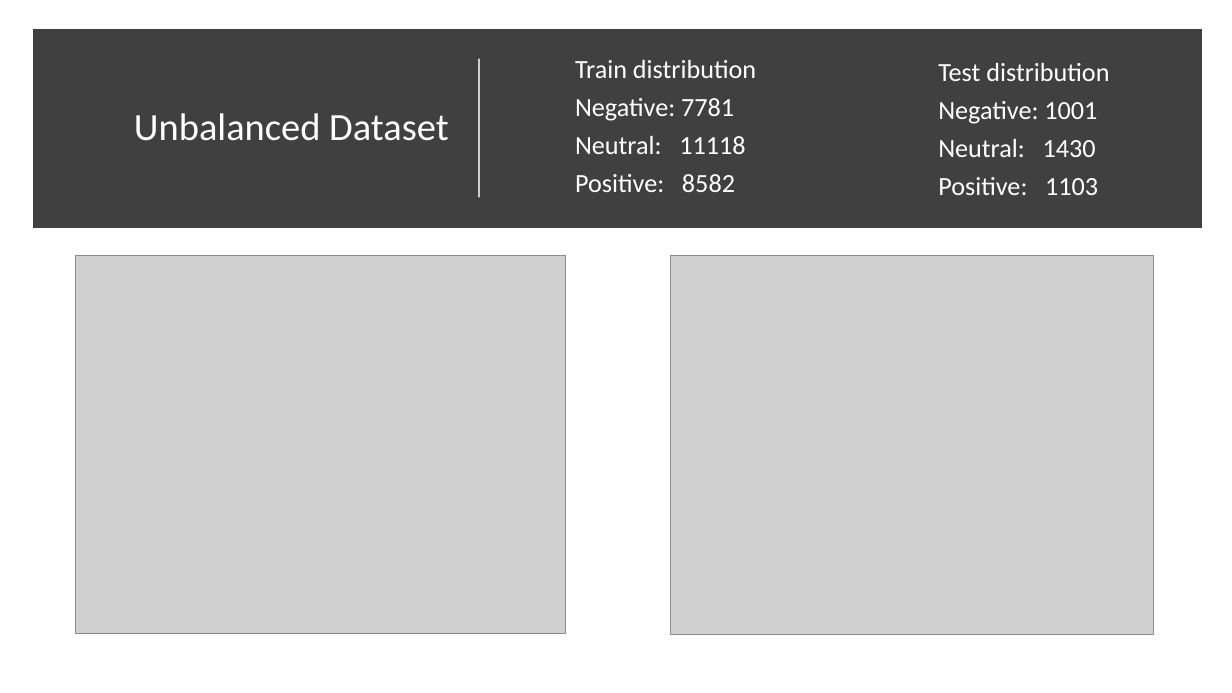
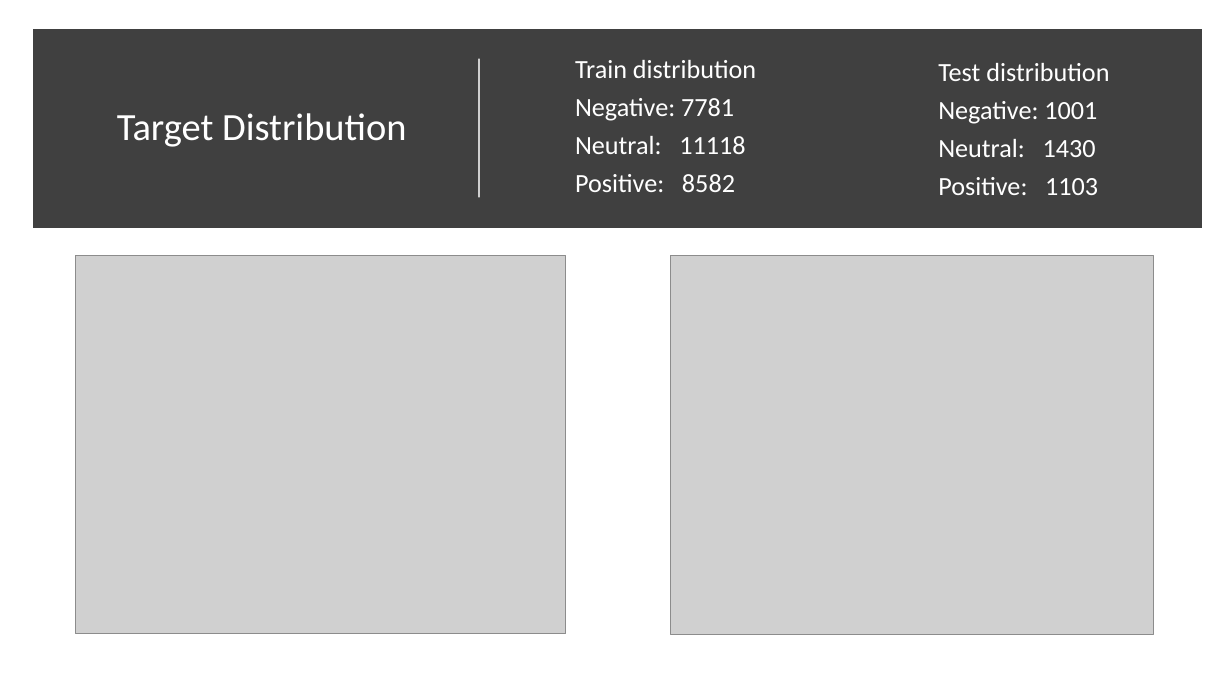
Before and after one commit to mixaverros88/Tweet_Sentiment_Extraction, a slide deck: slide 3 of presentation/Presentation.pptx. Drawn at 1232x693 pixels with LibreOffice and Linux fonts; fonts in the diff are those of the drawing; grey boxes stand for pictures. Boxes give left, top, right and bottom in pixels: in the first picture for what was removed or moved away, otherwise in the second. Text is boxed around its words. In the diff, an @@ line names an element or a change of style, - is before the commit and + after.

```diff
--- a/presentation/Presentation.pptx
+++ b/presentation/Presentation.pptx
@@ title at box(117, 113, 407, 147): text changed @@
-Unbalanced Dataset
+Target Distribution
```
Also in this commit, not shown: 3 other slides changed, 2 slides added, 17 other files.
